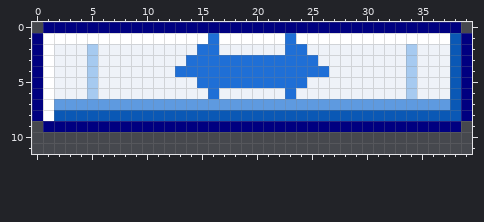
Pixel-art file, stored at Assets/LDY/Sprites/stage1_music_objects/stage1_music_objects/moving_platform_h.aseprite. That is the earlier state.
40x20 pixels, 1 frame. Shown: x 0..39, y 0..11.
After:
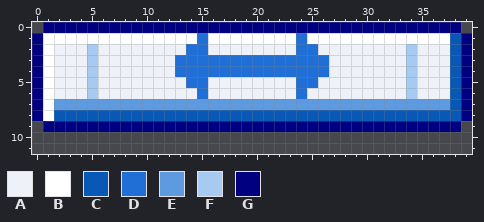
Palette (. is transparent): A #eef2f8  B #ffffff  C #0a58b5  D #1f6fd6  E #5e9ae0  F #a6caf0  G #000080
The exact change:
The author changed colour D to colour A in row 2 at x 16 and 23; in row 5 at x 16 to 23; in row 6 at x 16 and 23.
The author changed colour D to colour B in row 1 at x 16 and 23.
The author changed colour A to colour D in row 2 at x 14 and 25; in row 3 at x 13 and 26; in row 5 at x 14 and 25; in row 6 at x 15 and 24.
The author changed colour B to colour D in row 1 at x 15 and 24.
Pixel boxes of the changes (left, top, right, bottom) in both pictures:
changed: (175, 33, 329, 99)
